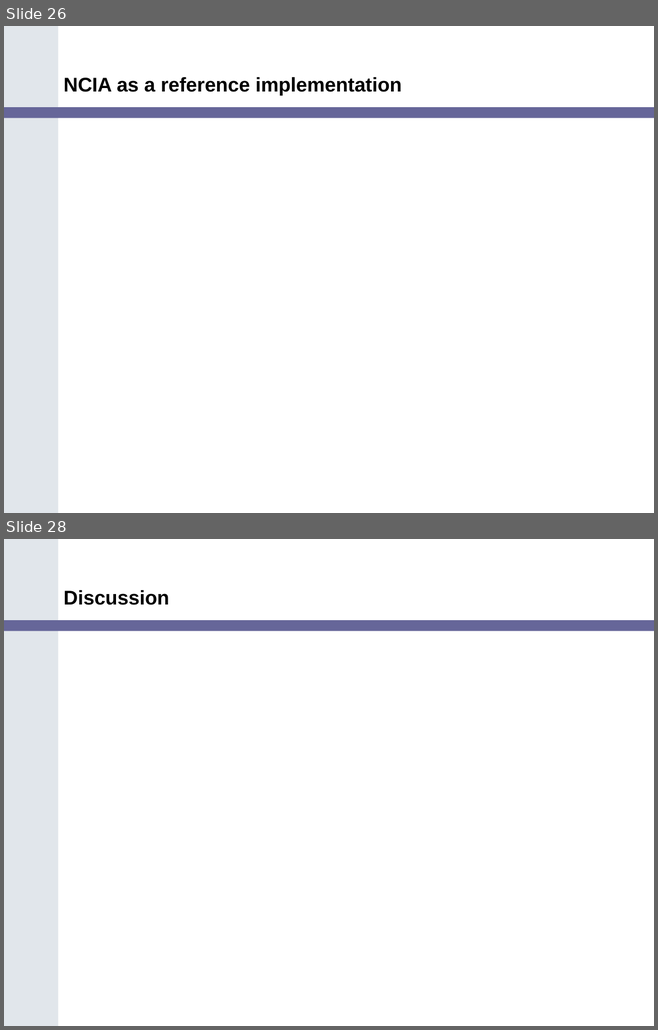
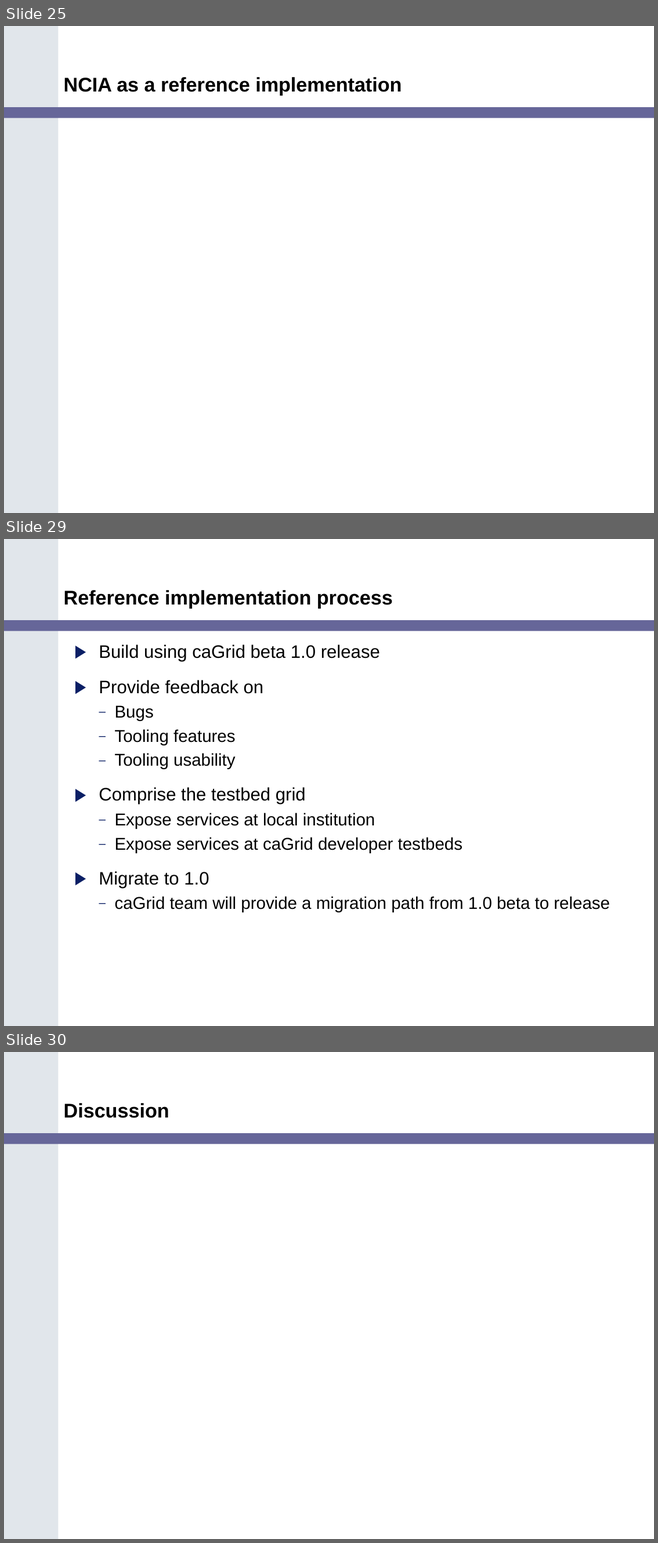
Before and after one commit to NCIP/cagrid-portal, a slide deck: cagrid-1-0/Documentation/presentations/200607_VCDE_ARCH/Ref_Impl_Arch_VCDE_2006_07.ppt. Shown one above the other, each under a label of ours: slides 26 and 28 before the commit, slides 25, 29 and 30 after it; the slides between them are not shown. The pictures are 658x1030 and 658x1543 pixels, drawn with LibreOffice and Linux fonts; fonts in the diff are those of the drawing; background and template pictures are left out. Boxes give left, top, right and bottom in pixels: in the first picture for what was removed or moved away, otherwise in the second. Text is boxed around its words. In the diff, an @@ line names an element or a change of style, - is before the commit and + after.

```diff
--- a/cagrid-1-0/Documentation/presentations/200607_VCDE_ARCH/Ref_Impl_Arch_VCDE_2006_07.ppt
+++ b/cagrid-1-0/Documentation/presentations/200607_VCDE_ARCH/Ref_Impl_Arch_VCDE_2006_07.ppt
@@ slide 29 added at [4, 539, 654, 1026], background #FFFFFF; not listed: 2 template elements that a slide beside it also shows @@
@@ title added at [64, 590, 393, 609], 22 pt, text #000000, bold @@
+Reference implementation process
@@ text added at [99, 645, 610, 912], 19 pt, text #000000 @@
+▶ Build using caGrid beta 1.0 release
+▶ Provide feedback on
+  – Bugs
+  – Tooling features
+  – Tooling usability
+▶ Comprise the testbed grid
+  – Expose services at local institution
+  – Expose services at caGrid developer testbeds
+▶ Migrate to 1.0
+  – caGrid team will provide a migration path from 1.0 beta to release
@@ what was slide 26 is now slide 25 @@
@@ what was slide 28 is now slide 30 @@
```
Also in this commit, not shown: 8 slides changed, 6 other slides added, 5 slides removed.
